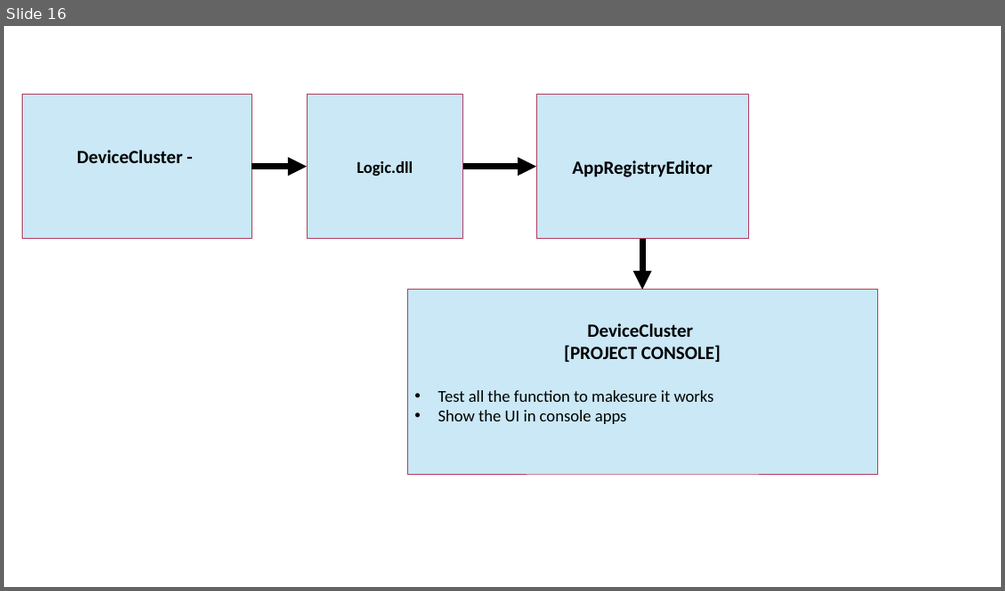
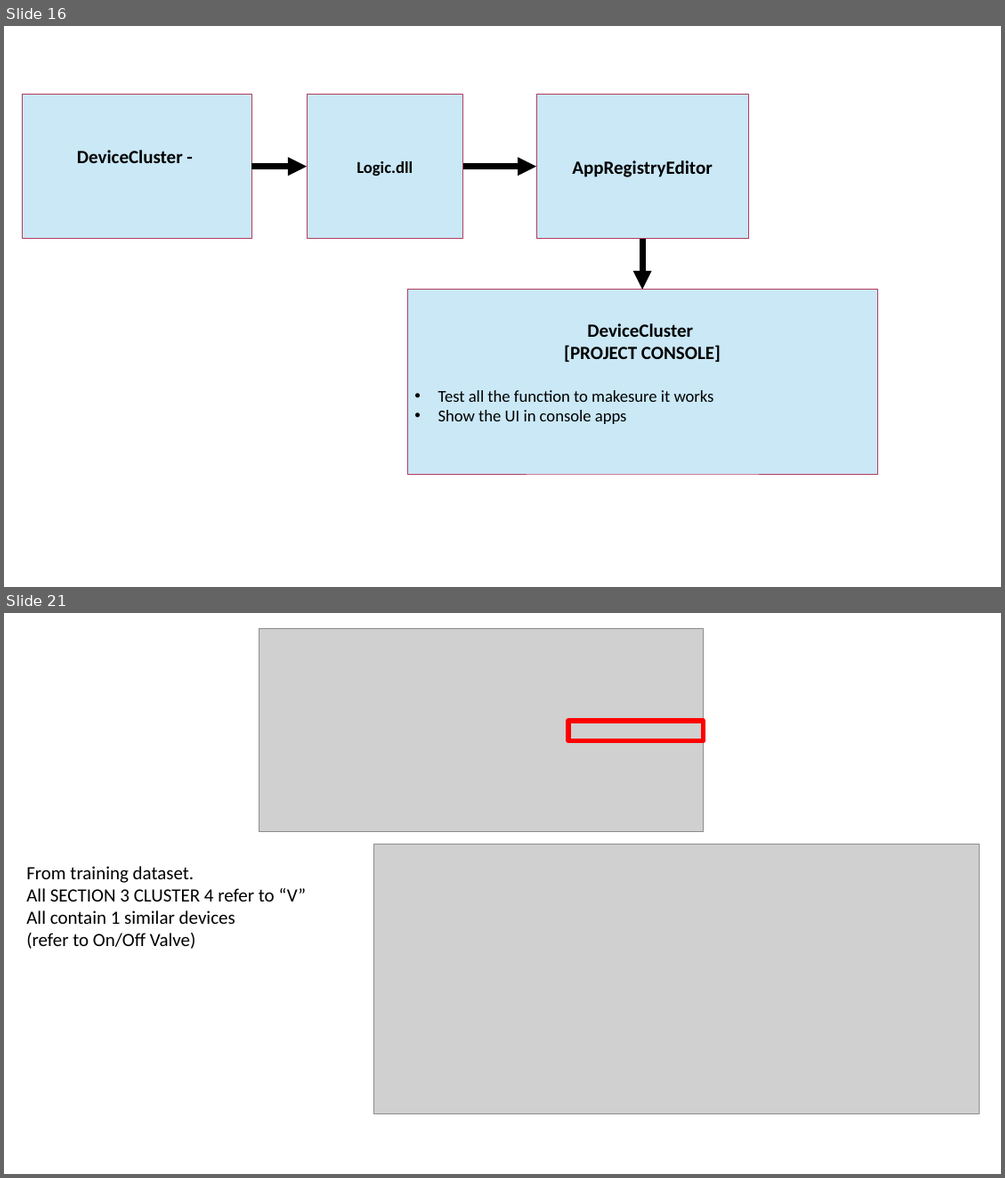
Before and after one commit to Syaziyah30/DeviceCluster, a slide deck: 1.training_model/supplementary/Device Identifier 20260520.pptx. Shown one above the other, each under a label of ours: slide 16 before the commit, slides 16 and 21 after it; the slides between them are not shown. The pictures are 1005x591 and 1005x1178 pixels, drawn with LibreOffice and Linux fonts; fonts in the diff are those of the drawing; grey boxes stand for pictures. Boxes give left, top, right and bottom in pixels: in the first picture for what was removed or moved away, otherwise in the second. Text is boxed around its words. In the diff, an @@ line names an element or a change of style, - is before the commit and + after.

```diff
--- a/1.training_model/supplementary/Device Identifier 20260520.pptx
+++ b/1.training_model/supplementary/Device Identifier 20260520.pptx
@@ slide 21 added at [4,613,1001,1174], background #FFFFFF @@
@@ picture added at [259,628,704,831] @@
@@ rectangle added at [568,721,704,741], outline #FF0000 4.5 pt @@
@@ picture added at [373,844,979,1114] @@
@@ text added at [26,866,307,949], 18 pt, text #000000 @@
+From training dataset.
+All SECTION 3 CLUSTER 4 refer to “V”
+All contain 1 similar devices
+(refer to On/Off Valve)
```
Also in this commit, not shown: 4 other slides added, 4 other files.
